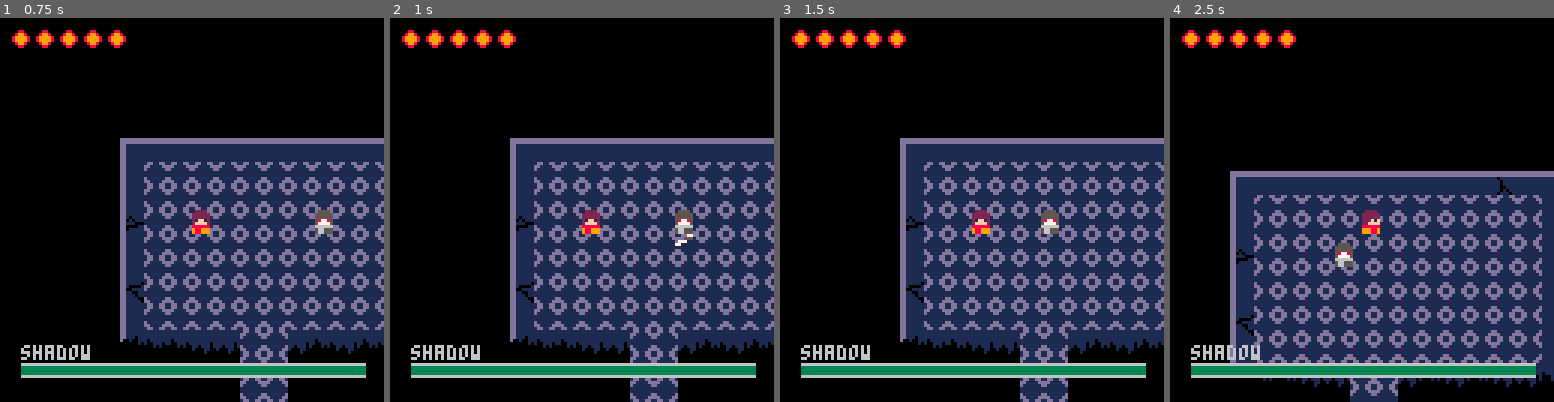
Above: before the commit, frames 1-4 (left to right).
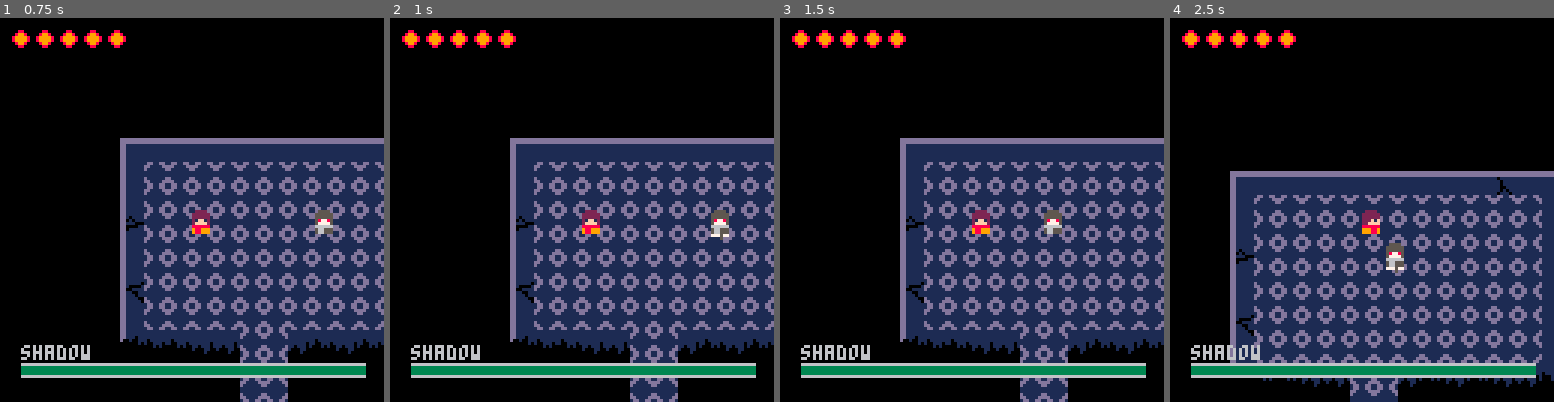
Above: after the commit, the same moments.

Repository: bombadil444/pico-realms
Game: PICO-8 cartridge realms.p8
Same seed, same stepped clock (60 frames per second), same inputs: the game is played once before the commit and once after it.
Inputs:
- Up to frame 1 (0.75 s): tap X (X key) at 0.33 s; tap O (Z key) at 0.7 s
- Up to frame 2 (1 s): no input
- Up to frame 3 (1.5 s): tap X (X key) at 1.07 s
- Up to frame 4 (2.5 s): hold Right 1.6-2.1 s; tap O (Z key) at 1.7, 2.1 s; tap X (X key) at 1.85 s; hold Up 2.15-2.42 s; hold Right from 2.47 s (still down)

Frame 1 is identical in both runs. In frame 2, 0.7% of the frame differs, in the area x 74-89%, y 50-60%; in frame 3, 0.2%; in frame 4, 0.6%.

Commit message:
added shadow right attack

Diff:
--- a/realms.p8
+++ b/realms.p8
@@ -14,6 +14,7 @@
 function _init()
     tile_size = 8
     sound_enabled = false
+    --music(0,0,4)
 
     sprites = {}
     anims = {}
@@ -58,7 +59,7 @@
     anims['knight_queen_down'] = new_anim({sprites['knight_queen_down']})
 
     anims['shadow_down'] = new_anim({66})
-    anims['shadow_attack_down'] = new_anim({new_frame(66, {dur=0.3, xmod=0.3, ymod=0}),
+    anims['shadow_attack_down'] = new_anim({new_frame(66, {dur=0.4, xmod=0.3, ymod=0}),
                                             new_frame(new_composite_sprite(1,2,{66,82}),
                                                     {dur=0.1, xmod=-4, ymod=0}),
                                             new_frame(new_composite_sprite(1,2,{66,83}),
@@ -70,9 +71,21 @@
                                             new_frame(66, {dur=1, xmod=0, ymod=0})},
                                             {is_attack = true})
 
+    anims['shadow_attack_right'] = new_anim({new_frame(66, {dur=0.4, xmod=0.3, ymod=0}),
+                                            new_frame(new_composite_sprite(1,2,{66,82}),
+                                                    {dur=0.1, xmod=-4, ymod=0}),
+                                            new_frame(new_composite_sprite(1,2,{66,83}),
+                                                    {dur=0, xmod=-2.5, ymod=0}),
+                                            new_frame(new_composite_sprite(1,2,{66,84}),
+                                                    {dur=0, xmod=-2.5, ymod=0}),
+                                            new_frame(new_composite_sprite(1,2,{66,85}),
+                                                    {dur=0, xmod=-2.5, ymod=0}),
+                                            new_frame(66, {dur=1, xmod=0, ymod=0})},
+                                            {is_attack = true, flip_x=true})
+
     init_objects()
     anims['shadow_attack_down'].set_obj(enemy)
-    --music(0,0,4)
+    anims['shadow_attack_right'].set_obj(enemy)
 end
 
 function _update()
@@ -358,9 +371,13 @@
 
     function shad.attack()
         local p = player
-        if not shad.attacking and
-        round(shad.y, 0) == round(p.y, 0) and shad.x > p.x and shad.x < p.x + 50 then
-            shad:set_anim(anims['shadow_attack_down'])
+        if not shad.attacking then
+            if round(shad.y, 0) == round(p.y, 0) and shad.x > p.x and shad.x < p.x + 50 then
+                shad:set_anim(anims['shadow_attack_down'])
+            elseif round(shad.y, 0) == round(p.y, 0) and shad.x > p.x - 50 and shad.x < p.x then
+                shad:set_anim(anims['shadow_attack_right'])
+
+            end
         end
     end
 
@@ -553,7 +570,11 @@
         end
 
         if a.object then
-            a.object.x += curr_frame.xmod
+            local flipx = 1
+            if a.flip_x then
+                flipx = -1
+            end
+            a.object.x += curr_frame.xmod * flipx
             a.object.y += curr_frame.ymod
         end
     end
